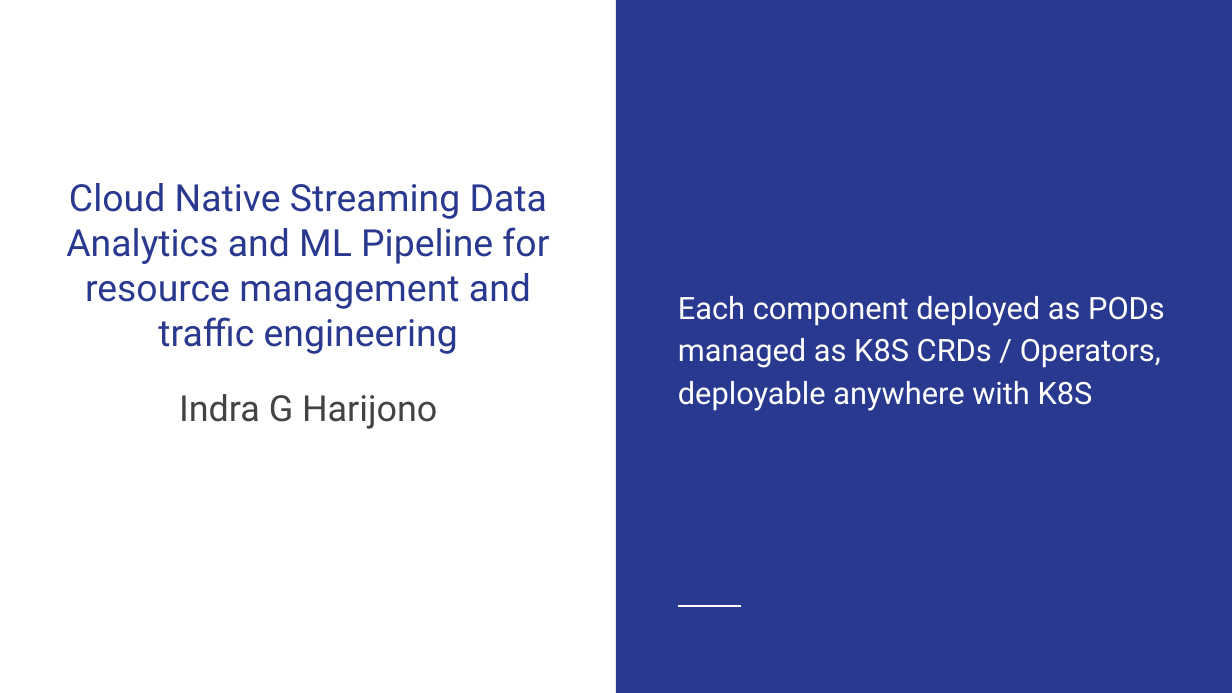
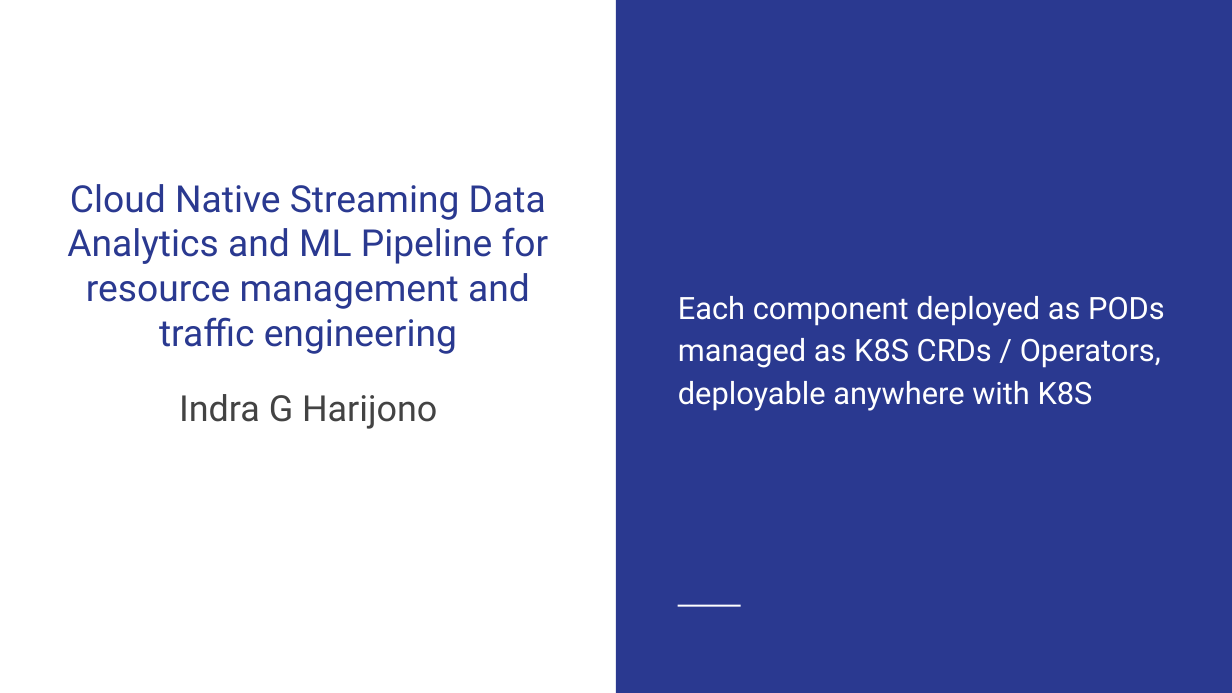
Before and after one commit to adhocmaster/everest, a slide deck: slide 1 of docs/Everest(intelligent_traffic_steering).pptx. Drawn at 1232x693 pixels with LibreOffice and Linux fonts; fonts in the diff are those of the drawing. Boxes give left, top, right and bottom in pixels: in the first picture for what was removed or moved away, otherwise in the second. Text is boxed around its words. In the diff, an @@ line names an element or a change of style, - is before the commit and + after.

```diff
--- a/docs/Everest(intelligent_traffic_steering).pptx
+++ b/docs/Everest(intelligent_traffic_steering).pptx
@@ title "Cloud Native Streaming Data Analytics ..." at (x1=67, y1=184, x2=549, y2=354): size 29.1 to 29 pt @@
```
Also in this commit, not shown: 5 other slides changed, 1 slide added, 2 other files.
